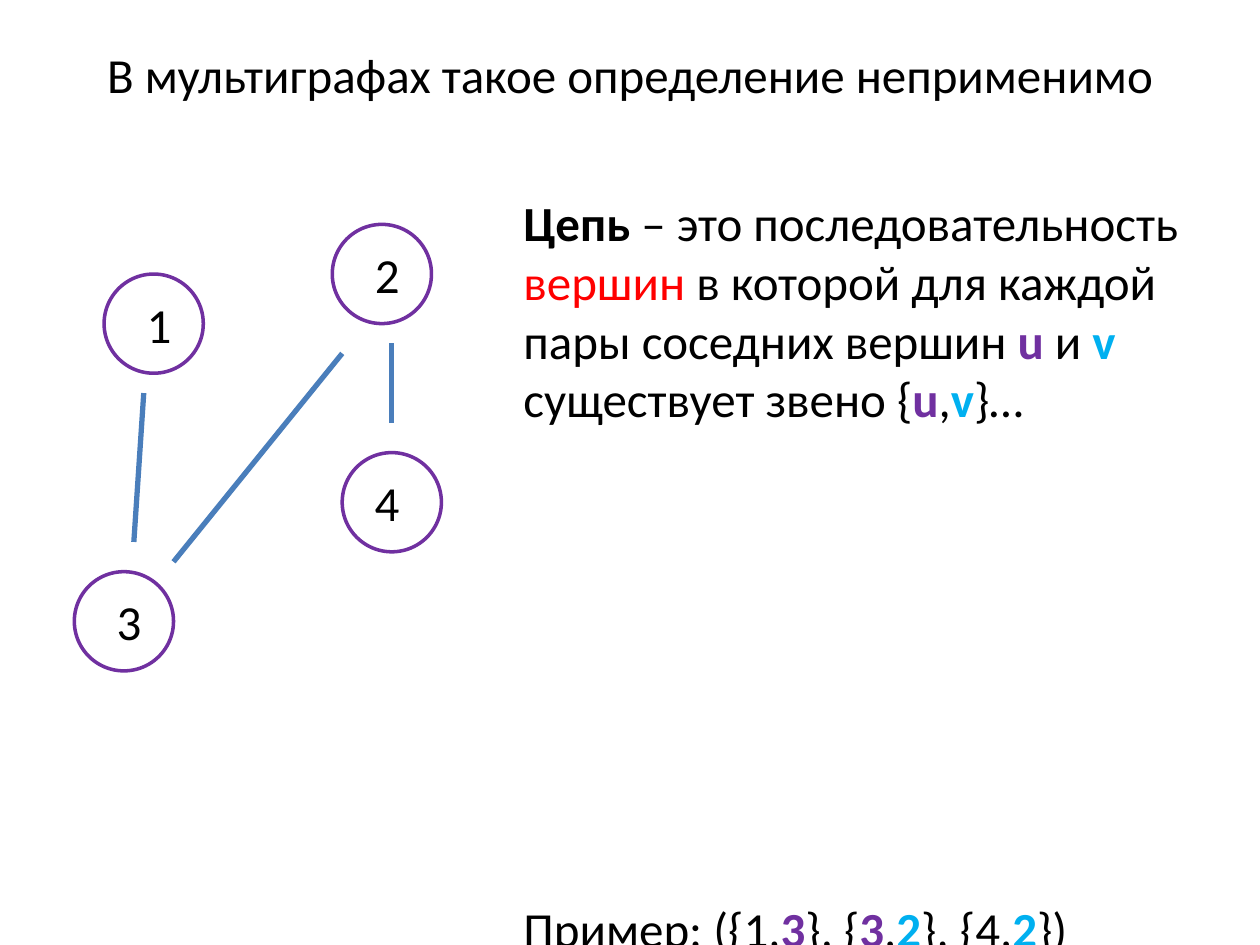
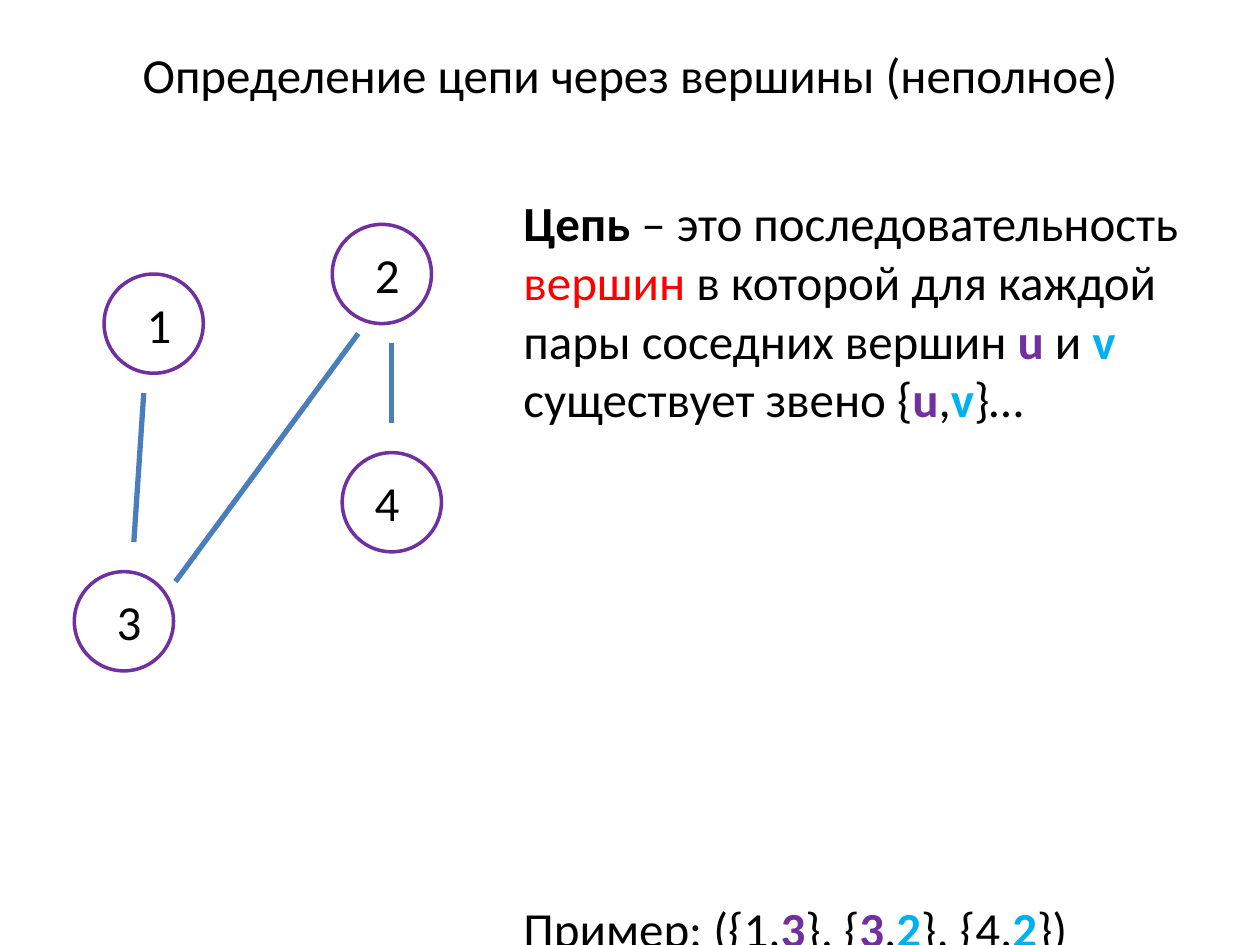
Before and after one commit to SteinbergOB/ANG, a slide deck: slide 27 of Презентации/Лекция 0.pptx. Drawn at 1260x945 pixels with LibreOffice and Linux fonts; fonts in the diff are those of the drawing. Boxes give left, top, right and bottom in pixels: in the first picture for what was removed or moved away, otherwise in the second. Text is boxed around its words. In the diff, an @@ line names an element or a change of style, - is before the commit and + after.

```diff
--- a/Презентации/Лекция 0.pptx
+++ b/Презентации/Лекция 0.pptx
@@ text at [143, 57, 1118, 101]: text changed @@
-В мультиграфах такое определение неприменимо
+Определение цепи через вершины (неполное)
@@ line moved from (174, 562) - (343, 354) to (175, 582) - (358, 334) @@
```
Also in this commit, not shown: 19 other slides changed, 2 slides removed.
